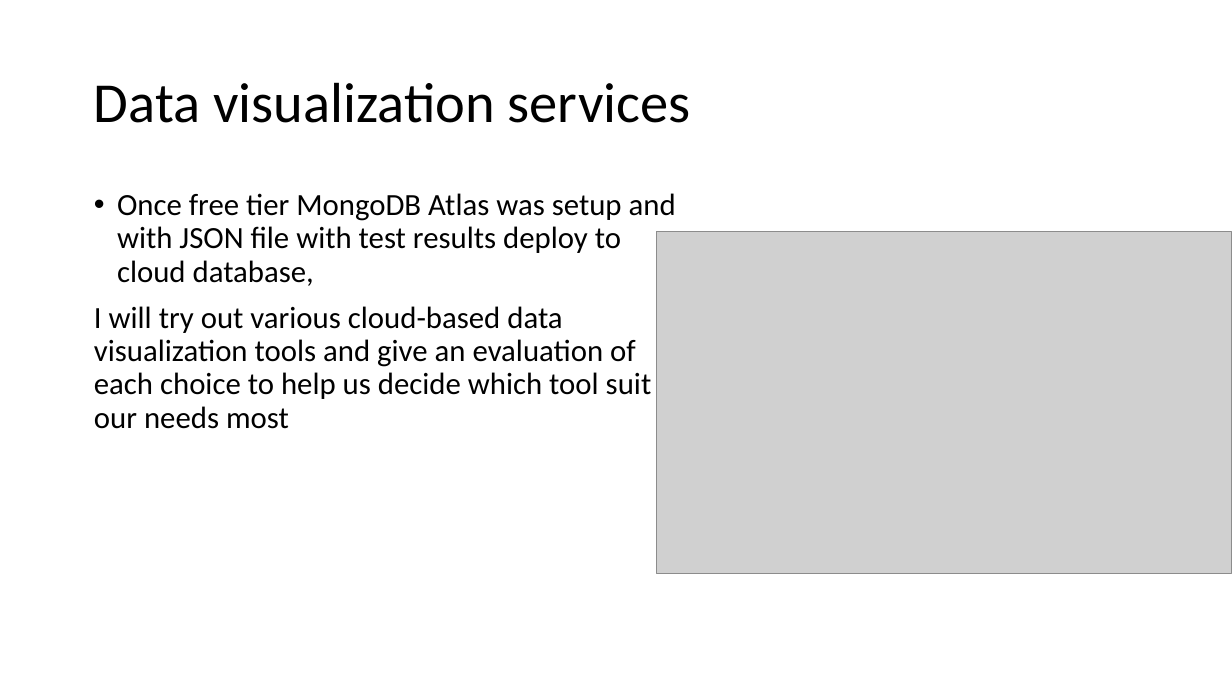
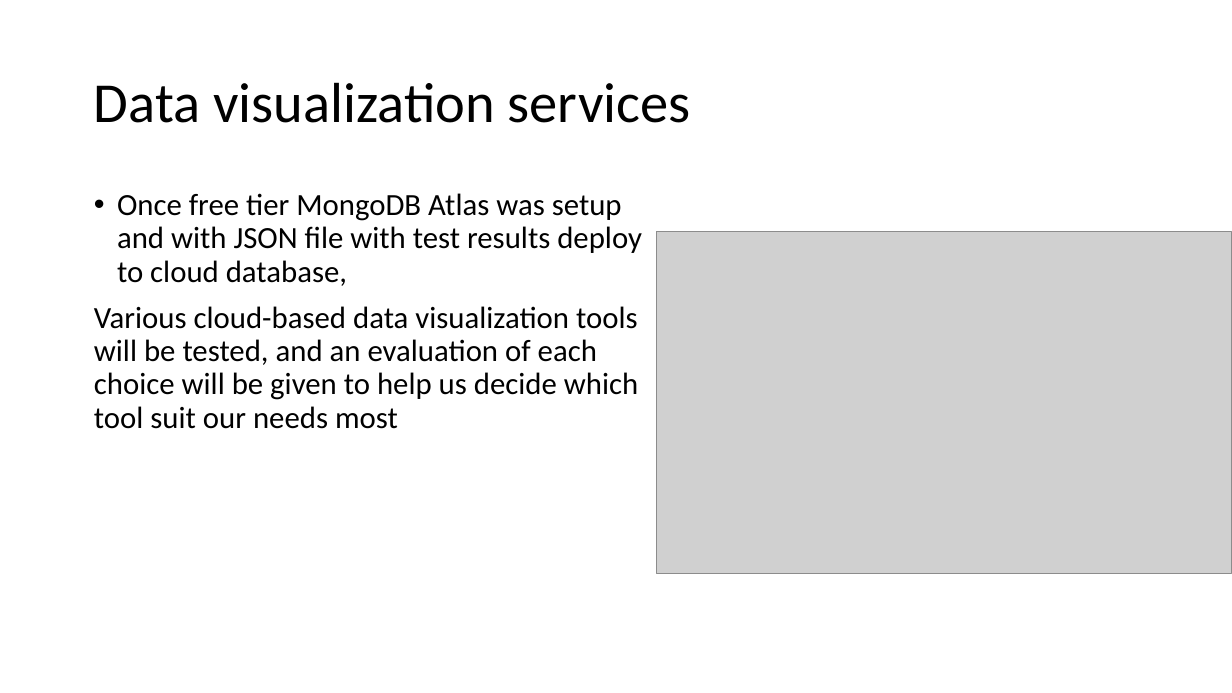
Before and after one commit to acefgin/thy-dataDashboard, a slide deck: slide 5 of Migrate to database step-by-step.pptx. Drawn at 1232x693 pixels with LibreOffice and Linux fonts; fonts in the diff are those of the drawing; grey boxes stand for pictures. Boxes give left, top, right and bottom in pixels: in the first picture for what was removed or moved away, otherwise in the second. Text is boxed around its words. In the diff, an @@ line names an element or a change of style, - is before the commit and + after.

```diff
--- a/Migrate to database step-by-step.pptx
+++ b/Migrate to database step-by-step.pptx
@@ text at [94, 306, 638, 429]: text changed @@
-I will try out various cloud-based data visualization tools and give an evaluation of each choice to help us decide which tool suit our needs most
+Various cloud-based data visualization tools will be tested, and an evaluation of each choice will be given to help us decide which tool suit our needs most
```
Also in this commit, not shown: 3 other slides changed, 2 slides added, 14 other files.
